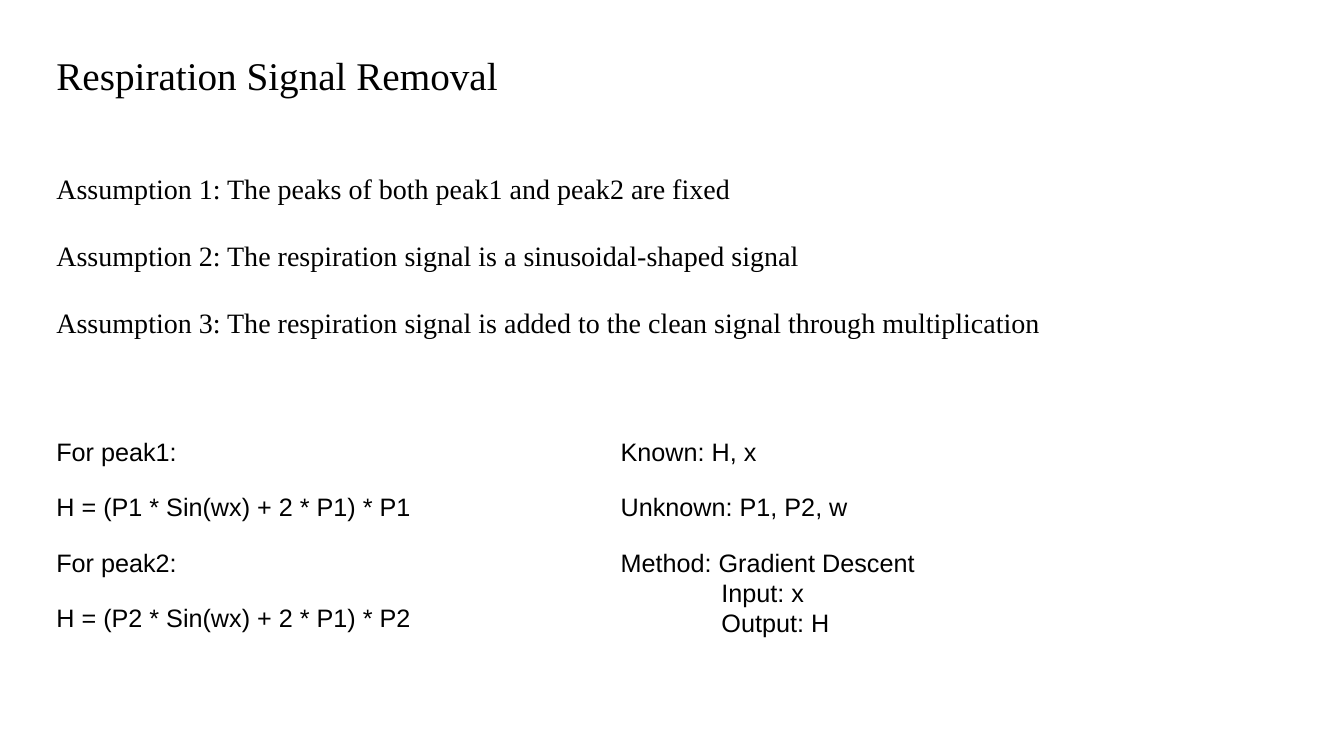
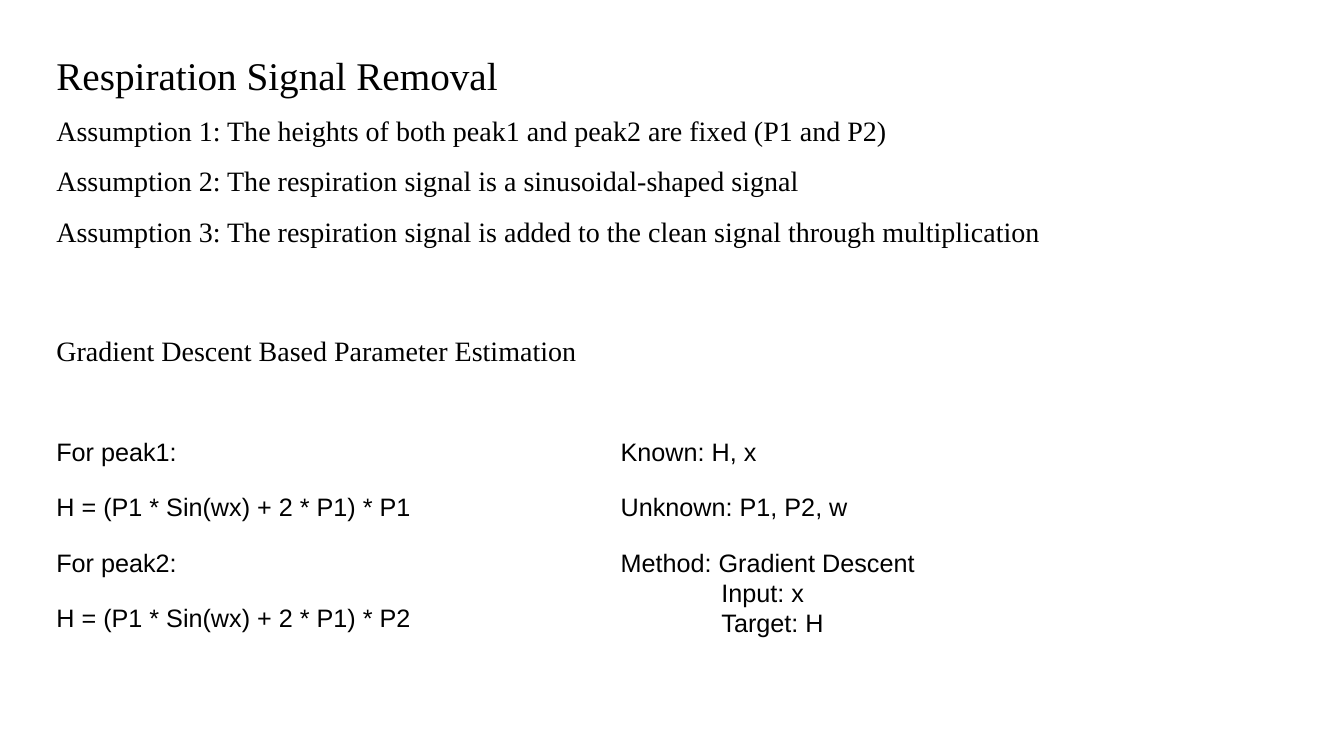
Before and after one commit to darcy1zhang/Presentation, a slide deck: slide 9 of 2023.8.7.pptx. Drawn at 1344x756 pixels with LibreOffice and Linux fonts; fonts in the diff are those of the drawing. Boxes give left, top, right and bottom in pixels: in the first picture for what was removed or moved away, otherwise in the second. Text is boxed around its words. In the diff, an @@ line names an element or a change of style, - is before the commit and + after.

```diff
--- a/2023.8.7.pptx
+++ b/2023.8.7.pptx
@@ text "Assumption 1: The heights of ...": place and size @@
-text "Assumption 1: The heights of ..." at [56, 179, 1039, 339]
+text "Assumption 1: The heights of ..." at [56, 121, 1039, 247]
@@ text at [56, 121, 886, 146]: text changed @@
-Assumption 1: The peaks of both peak1 and peak2 are fixed
+Assumption 1: The heights of both peak1 and peak2 are fixed (P1 and P2)
@@ text at [56, 171, 1039, 247]: line spacing 2 to 1.5 @@
@@ text added at [56, 341, 576, 362], 20 pt, text #000000 @@
+Gradient Descent Based Parameter Estimation
@@ text at [56, 608, 411, 633]: text changed @@
-H = (P2 * Sin(wx) + 2 * P1) * P2
+H = (P1 * Sin(wx) + 2 * P1) * P2
@@ text at [721, 614, 823, 638]: text changed @@
-  Output: H
+  Target: H
```
Also in this commit, not shown: 5 other slides changed, 1 slide removed.
